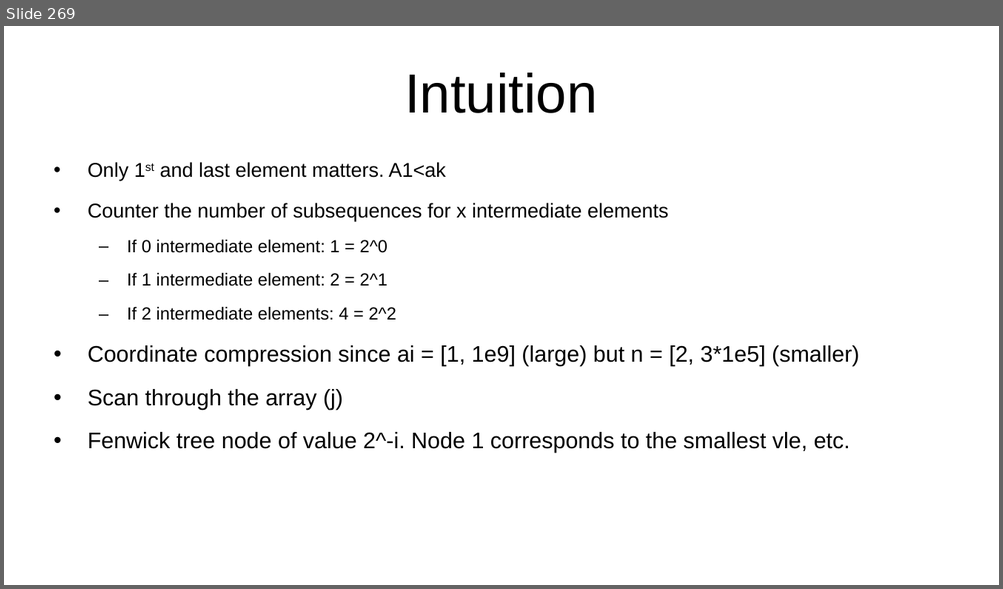
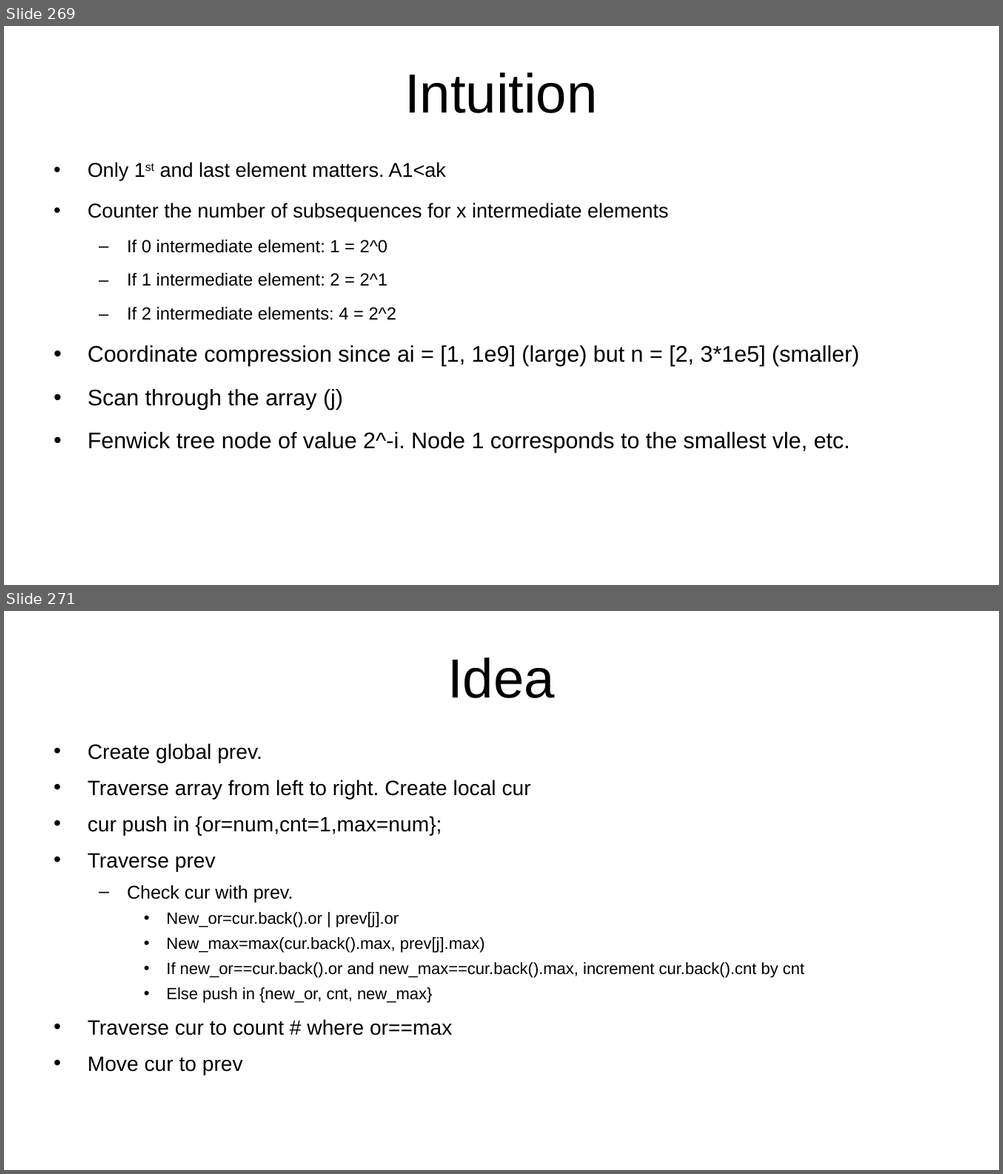
Before and after one commit to kindaichinisan/CompetitiveProgramming, a slide deck: MyCode/competitive_programming.ppt. Shown one above the other, each under a label of ours: slide 269 before the commit, slides 269 and 271 after it; the slides between them are not shown. The pictures are 1003x589 and 1003x1174 pixels, drawn with LibreOffice and Linux fonts; fonts in the diff are those of the drawing. Boxes give left, top, right and bottom in pixels: in the first picture for what was removed or moved away, otherwise in the second. Text is boxed around its words. In the diff, an @@ line names an element or a change of style, - is before the commit and + after.

```diff
--- a/MyCode/competitive_programming.ppt
+++ b/MyCode/competitive_programming.ppt
@@ slide 271 added at bbox=[4, 611, 999, 1170], background #FFFFFF @@
@@ title added at bbox=[447, 658, 555, 698], 44 pt, text #000000 @@
+Idea
@@ text added at bbox=[88, 743, 804, 1075], 12.9 pt, text #000000 @@
+• Create global prev.
+• Traverse array from left to right. Create local cur
+• cur push in {or=num,cnt=1,max=num};
+• Traverse prev
+  – Check cur with prev.
+    • New_or=cur.back().or | prev[j].or
+    • New_max=max(cur.back().max, prev[j].max)
+    • If new_or==cur.back().or and new_max==cur.back().max, increment cur.back().cnt by cnt
+    • Else push in {new_or, cnt, new_max}
+• Traverse cur to count # where or==max
+• Move cur to prev
```
Also in this commit, not shown: 6 other slides added, 1 other file.
